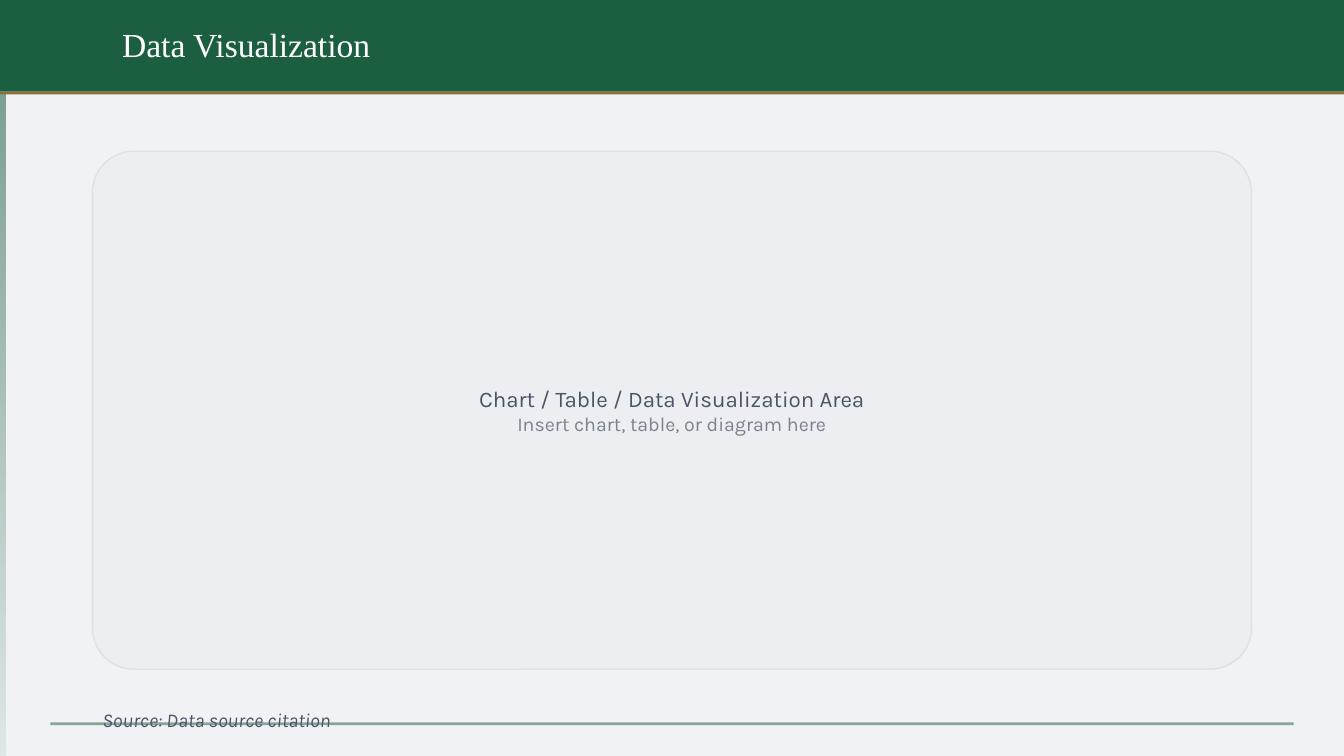
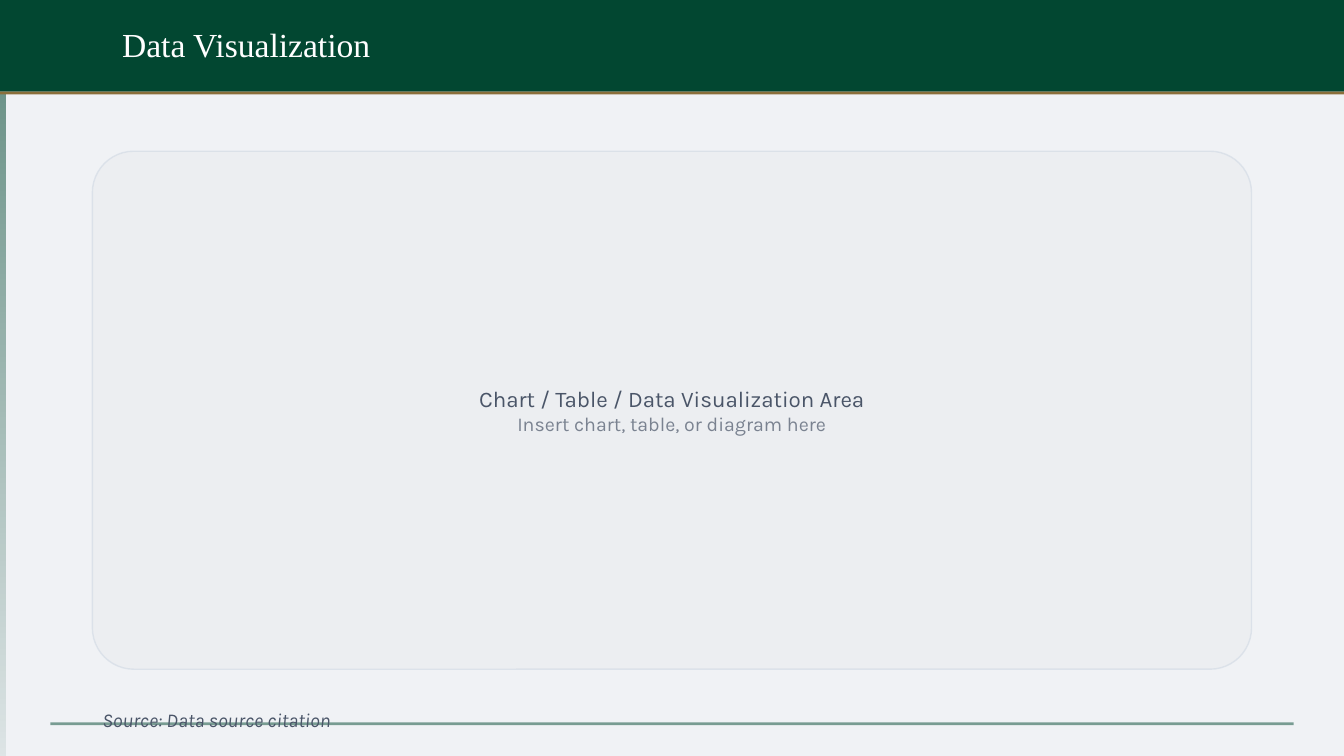
Before and after one commit to adamwstauffer/shidler, a slide deck: slide 4 of docs/_branding/templates/shidler-finance-light.pptx. Drawn at 1344x756 pixels with LibreOffice and Linux fonts; fonts in the diff are those of the drawing. Boxes give left, top, right and bottom in pixels: in the first picture for what was removed or moved away, otherwise in the second. Text is boxed around its words. In the diff, an @@ line names an element or a change of style, - is before the commit and + after.

```diff
--- a/docs/_branding/templates/shidler-finance-light.pptx
+++ b/docs/_branding/templates/shidler-finance-light.pptx
@@ rectangle at [0,0,1344,92]: fill #1B5E40 to #024731 @@
```
Also in this commit, not shown: 4 other slides changed, 8 other files.
